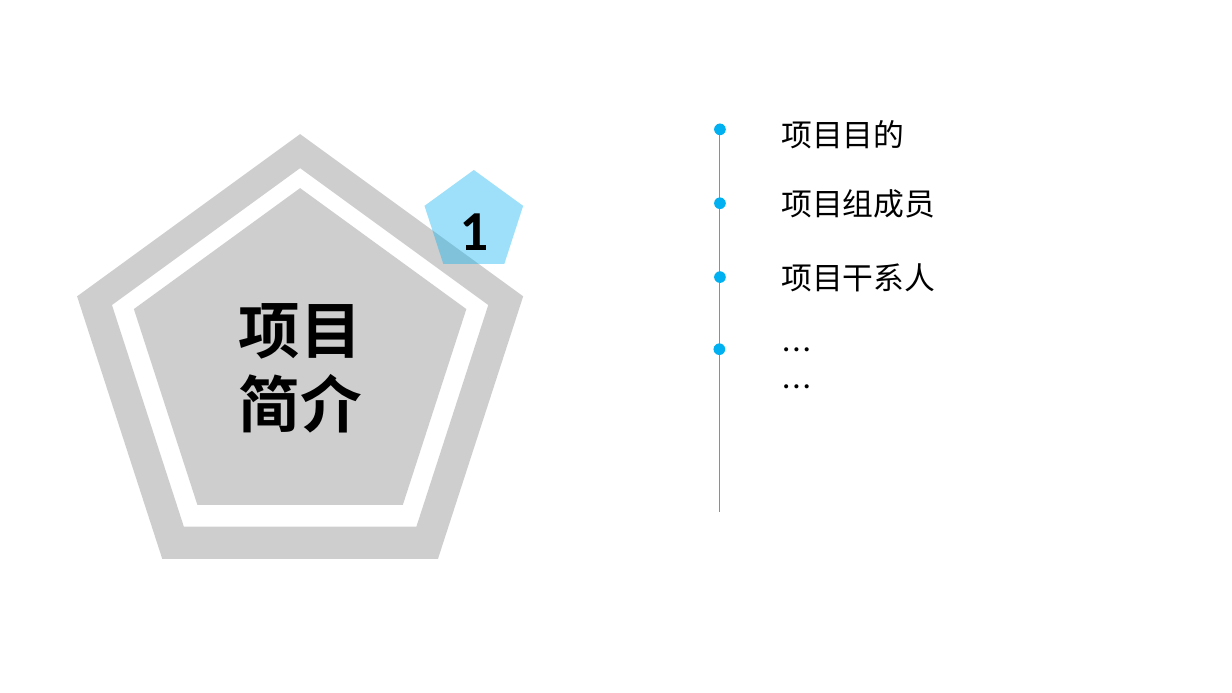
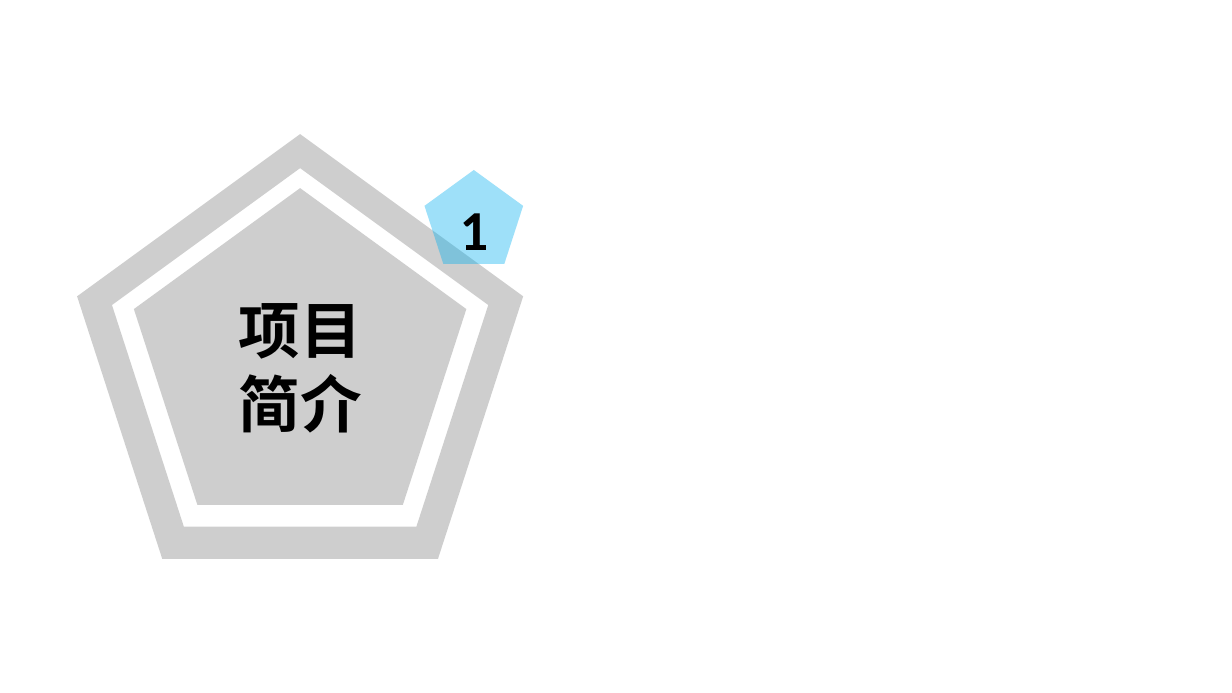
Before and after one commit to PRD2018-G13/PRD2018-G13-TeamProject, a slide deck: slide 3 of PRD2018-G13组项目/软件工程系列课程教学辅助网站/受控文档/分析设计/PRD2018-G13-项目里程碑.pptx. Drawn at 1232x693 pixels with LibreOffice and Linux fonts; fonts in the diff are those of the drawing; background and template pictures are left out. Boxes give left, top, right and bottom in pixels: in the first picture for what was removed or moved away, otherwise in the second. Text is boxed around its words. In the diff, an @@ line names an element or a change of style, - is before the commit and + after.

```diff
--- a/PRD2018-G13组项目/软件工程系列课程教学辅助网站/受控文档/分析设计/PRD2018-G13-项目里程碑.pptx
+++ b/PRD2018-G13组项目/软件工程系列课程教学辅助网站/受控文档/分析设计/PRD2018-G13-项目里程碑.pptx
@@ ellipse removed at (714, 124, 726, 136) @@
@@ line removed from (720, 124) to (720, 512) @@
@@ text removed at (781, 120, 904, 149) @@
-项目目的
@@ ellipse removed at (714, 198, 726, 210) @@
@@ text removed at (781, 189, 935, 218) @@
-项目组成员
@@ text removed at (781, 263, 935, 292) @@
-项目干系人
@@ ellipse removed at (714, 272, 726, 284) @@
@@ text removed at (773, 326, 842, 372) @@
-……
@@ ellipse removed at (714, 344, 726, 356) @@
```
Also in this commit, not shown: 23 other slides changed, 49 slides added, 15 slides removed, 2 other files.
